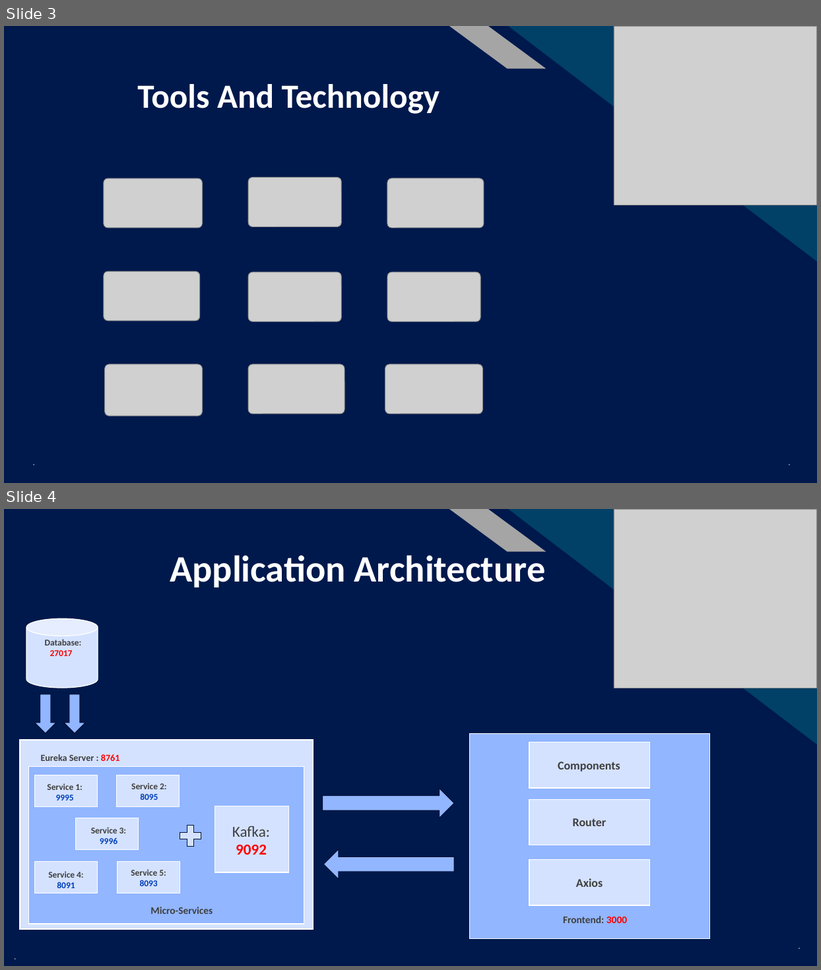
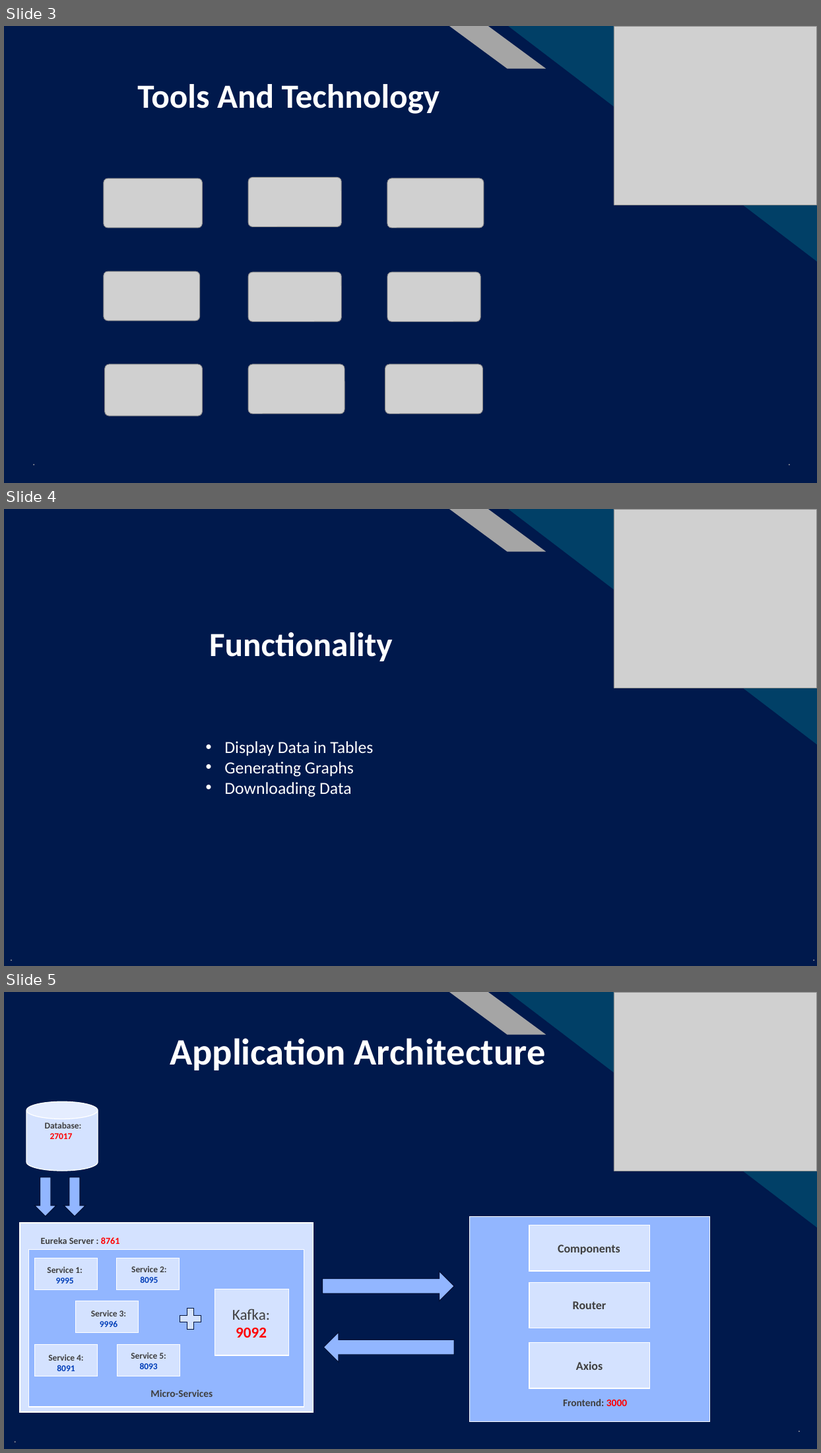
Before and after one commit to AbhijitproSaikia/Final-Axis-Project, a slide deck: Data Analysis Board.pptx. Shown one above the other, each under a label of ours: slides 3 and 4 before the commit, slides 3, 4 and 5 after it. The pictures are 821x970 and 821x1453 pixels, drawn with LibreOffice and Linux fonts; fonts in the diff are those of the drawing; grey boxes stand for pictures. Boxes give left, top, right and bottom in pixels: in the first picture for what was removed or moved away, otherwise in the second. Text is boxed around its words. In the diff, an @@ line names an element or a change of style, - is before the commit and + after.

```diff
--- a/Data Analysis Board.pptx
+++ b/Data Analysis Board.pptx
@@ slide 4 added at (x1=4, y1=509, x2=817, y2=966), background #FFFFFF; not listed: 5 template elements that a slide beside it also shows @@
@@ picture added at (x1=614, y1=509, x2=817, y2=688) @@
@@ title added at (x1=209, y1=632, x2=393, y2=661), 40 pt, text #FFFFFF, bold @@
+Functionality
@@ text added at (x1=224, y1=741, x2=373, y2=797), 20 pt, text #FFFFFF @@
+• Display Data in Tables
+• Generating Graphs
+• Downloading Data
@@ text added at (x1=4, y1=945, x2=279, y2=966), 12 pt, text #A5A5A5 @@
+.
@@ text added at (x1=772, y1=945, x2=817, y2=966), 12 pt, text #A5A5A5 @@
+.
@@ what was slide 4 is now slide 5 @@
```
Also in this commit, not shown: 2 slides changed, 4 other slides added.
